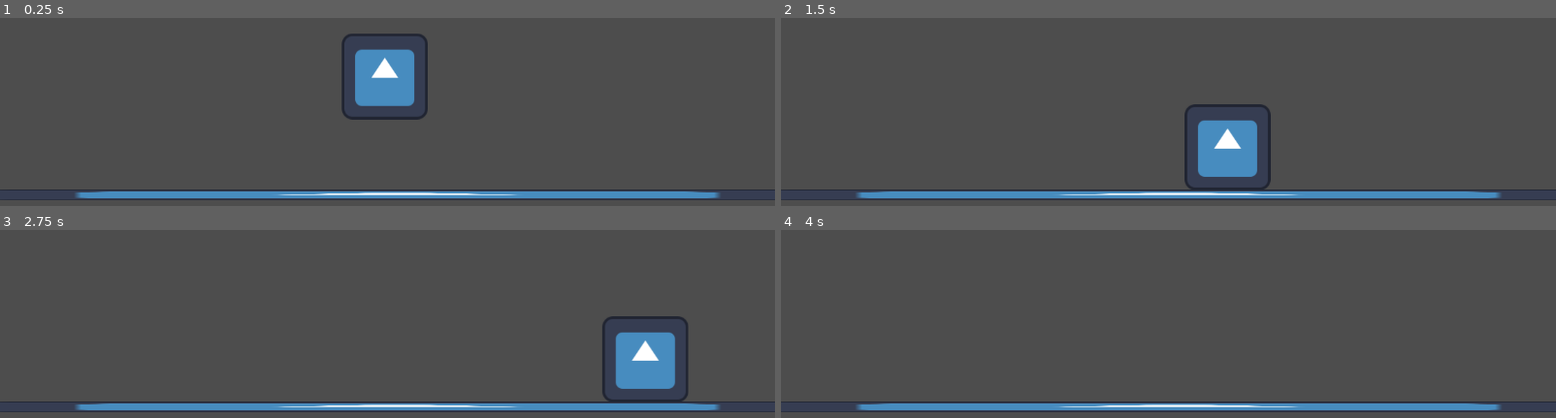
Above: before the commit, frames 1-4 (two rows, left to right).
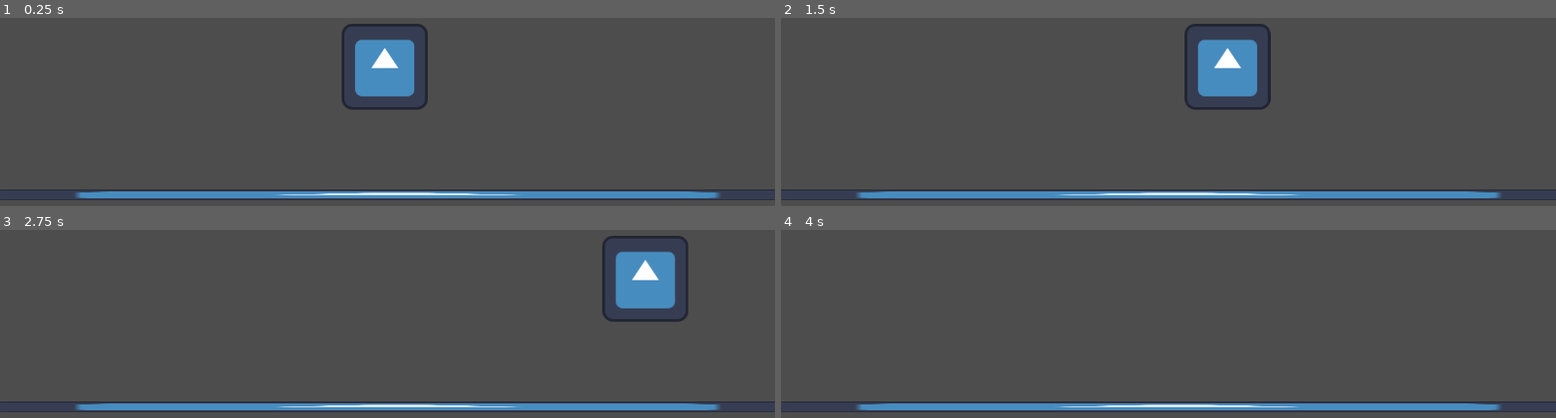
Above: after the commit, the same moments.

Repository: Z3BINI/mini_jam_june
Game: Godot game, scene res://scenes/world/testing_grounds.tscn
Two runs of this game, one before a commit and one after it. Both use one fixed random seed, a clock stepped at 60 frames per second and the inputs below. The project has no main scene, so this scene is started directly. The engine's default icon, where the game draws it, is replaced by a stand-in: a white triangle on a blue panel in a dark square.
Inputs:
- Up to frame 1 (0.25 s): no input
- Up to frame 2 (1.5 s): hold D (move_right) from 0.53 s (still down)
- Up to frame 3 (2.75 s): release D (move_right) at 2.03 s; hold A (move_left) from 2.03 s (still down)
- Up to frame 4 (4 s): release A (move_left) at 2.78 s; hold D (move_right) from 2.78 s (still down)

The runs differ from the first frame. In frame 1, 1.8% of the frame differs, in the area x 44-56%, y 3-55%; in frame 2, 5.9%, in the area x 52-64%, y 3-92%; in frame 3, 5.9%; in frame 4, nothing differs.

Commit message:
Temporary logic to hold player in air when hooked

Diff:
--- a/scripts/base_scripts/entity.gd
+++ b/scripts/base_scripts/entity.gd
@@ -15,8 +15,7 @@
 
 # Called every frame. 'delta' is the elapsed time since the previous frame.
 func _process(delta : float) -> void:
-	if !is_on_floor():
-		fall(delta)
+	pass
 
 func _physics_process(_delta : float) -> void:
 	move_and_slide()
@@ -36,3 +35,9 @@
 
 func fall(delta : float):
 	velocity.y += GRAVITY * delta
+
+func hover(delta : float):
+	if velocity.y < 0:
+		velocity.y += (GRAVITY / 6) * delta
+	else:
+		velocity.y = 0
